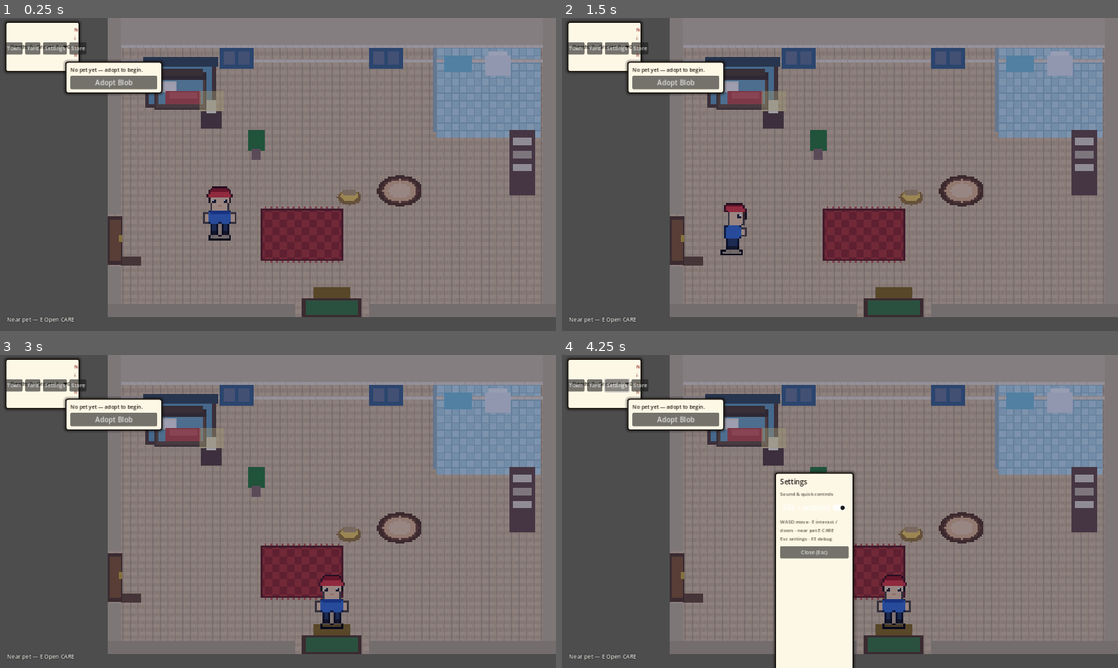
Above: before the commit, frames 1-4 (two rows, left to right).
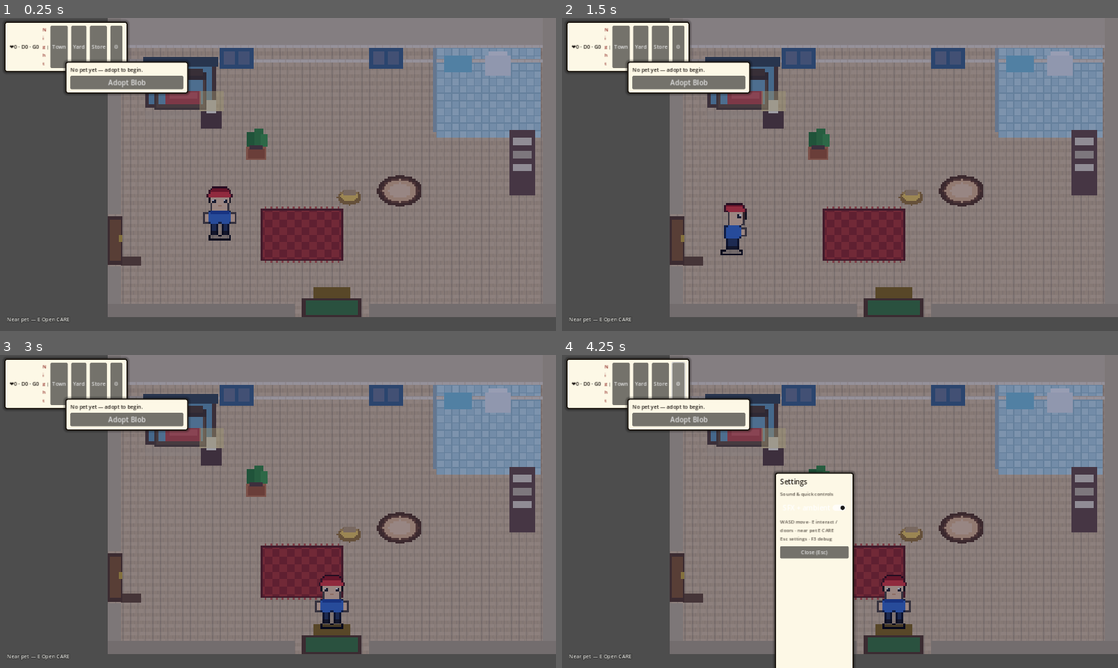
Above: after the commit, the same moments.

Repository: i-apologise/real-time-virtual-pet
Game: Godot game, scene res://scenes/habitat/habitat.tscn
Two runs of this game, one before a commit and one after it. Both use one fixed random seed, a clock stepped at 60 frames per second and the inputs below. This scene is started directly instead of the project's main scene.
Inputs (mouse positions are in pixels of both pictures, inside the frame that each line leads up to):
- Up to frame 1 (0.25 s): no input
- Up to frame 2 (1.5 s): click "Town" at 0.5 s; tap Enter at 1.25 s; move the mouse to (962, 158) at 1.27 s; hold D (move_right) from 1.28 s (still down); hold E (interact) from 1.28 s (still down); click (962, 158) at 1.42 s
- Up to frame 3 (3 s): tap Space at 1.52 s; release D (move_right) at 2 s; release E (interact) at 2 s; click "Yard" at 2 s; click "Enter house" at 2.75 s
- Up to frame 4 (4.25 s): click "Settings" (after the commit: "⚙") at 3.5 s

The runs differ from the first frame. In frame 1, 2.8% of the frame differs, in the area x 0-49%, y 0-98%; in frame 2, 2.8%; in frame 3, 2.8%; in frame 4, 2.6%.

Commit message:
fix: carry burial ritual, compact HUD, potted plant
- Dead pets require E-carry then south door (no teleport skip)
- Backyard dig only while carrying; body follows on the walk
- Single top bar (counters+nav) fixes left-side overlap
- Compact needs card + CARE menu so map stays visible
- Bedroom plant is a terracotta planter, not a bare tree blob

Diff:
--- a/scenes/graveyard/graveyard.gd
+++ b/scenes/graveyard/graveyard.gd
@@ -180,7 +180,7 @@
 	_dead_pet = AnimatedActorScr.new()
 	_dead_pet.is_pet = true
 	_dead_pet.is_player_controlled = false
-	_dead_pet.position = _plot_pos + Vector2(-48, 8)
+	_dead_pet.position = _human.position + Vector2(-14, -6)
 	_world.add_child(_dead_pet)
 
 	var layer := CanvasLayer.new()
@@ -262,8 +262,19 @@
 			_dead_pet.set_condition("dead")
 			_dead_pet.play_anim(&"dead")
 			_dead_pet.set_collision_enabled(false)
-	if needs_burial:
-		_label.text = "Backyard — bring %s to EMPTY PLOT · hold E dig · walk north to HOUSE DOOR" % p.name
+			# Emotional path: body follows only while carrying. Otherwise wait by the house door.
+			if PetController.carrying_deceased and _human:
+				_dead_pet.set_follow(_human, Vector2(-14, -6))
+				_toast.text = "Carrying %s — walk to EMPTY PLOT · hold E to dig" % p.name
+			else:
+				if _dead_pet.has_method("clear_follow"):
+					_dead_pet.clear_follow()
+				_dead_pet.position = Vector2(240, 120)
+				_toast.text = "They aren't with you — go inside and E Carry them first"
+	if needs_burial and PetController.carrying_deceased:
+		_label.text = "Backyard — bring %s to EMPTY PLOT · hold E dig · north HOUSE DOOR" % p.name
+	elif needs_burial:
+		_label.text = "Backyard — body still inside · go home and carry them (E)"
 	else:
 		_label.text = "Backyard — walk north to HOUSE DOOR (E) or press Enter house"
 		_dig_panel.visible = false
@@ -288,7 +299,9 @@
 		p != null and str(p.life_state) == "DEAD" and not p.buried and not _buried_this_visit
 	)
 
-	if needs_burial and _near_plot and not _near_house:
+	# Dig only when you brought them (carrying) — the walk is the ritual
+	var can_dig := needs_burial and PetController.carrying_deceased and _near_plot and not _near_house
+	if can_dig:
 		_dig_panel.visible = true
 		_label.text = "At the plot — hold E or Space to dig %s's grave" % p.name
 		var holding := Input.is_action_pressed("interact") or Input.is_key_pressed(KEY_SPACE)
@@ -315,7 +328,9 @@
 				if _human.has_method("play_idle"):
 					_human.play_idle()
 	else:
-		_dig_panel.visible = needs_burial and _near_plot and not _near_house
+		_dig_panel.visible = false
+		if needs_burial and _near_plot and not PetController.carrying_deceased:
+			_label.text = "Plot ready — but you must carry them from home first"
 		if not _near_plot:
 			_dig_accum = 0.0
 			_dig_bar.value = 0.0
--- a/scenes/habitat/habitat.gd
+++ b/scenes/habitat/habitat.gd
@@ -244,13 +244,18 @@
 	# Center rug
 	_add_prop_sprite(SpriteFactoryScr.prop_texture("rug"), Vector2(208, 232), 2.0, -92)
 
-	# Furniture pass: shelf, plant, nightstand, lamp
+	# Furniture pass: shelf, potted plant (planter + foliage — not a free-standing tree), nightstand, lamp
 	_add_decor_rect(Rect2(430, 120, 28, 70), Color("6D4C41"), -88)  # bookcase
 	_add_decor_rect(Rect2(434, 128, 20, 8), Color("E8DCC8"), -87)
 	_add_decor_rect(Rect2(434, 142, 20, 8), Color("C8B8A0"), -87)
 	_add_decor_rect(Rect2(434, 156, 20, 8), Color("E8DCC8"), -87)
-	_add_decor_rect(Rect2(150, 120, 18, 22), Color("2E7D32"), -86)  # plant pot leaves
-	_add_decor_rect(Rect2(154, 140, 10, 12), Color("8D6E63"), -85)
+	# Corner houseplant in a ceramic planter (was a bare green blob that read as a tree)
+	_add_decor_rect(Rect2(148, 138, 22, 14), Color("C47848"), -85)  # terracotta pot
+	_add_decor_rect(Rect2(150, 140, 18, 10), Color("A85A30"), -84)  # pot body
+	_add_decor_rect(Rect2(152, 136, 14, 5), Color("5D4037"), -83)  # soil rim
+	_add_decor_rect(Rect2(149, 122, 8, 16), Color("2E7D32"), -86)  # leaf clump L
+	_add_decor_rect(Rect2(157, 118, 10, 18), Color("388E3C"), -86)  # leaf clump M
+	_add_decor_rect(Rect2(164, 124, 7, 14), Color("43A047"), -86)  # leaf clump R
 	_add_decor_rect(Rect2(100, 100, 22, 18), Color("5D4037"), -88)  # nightstand
 	# Lamp (glow turns on at night)
 	_add_decor_rect(Rect2(106, 88, 10, 14), Color("FFF8E1"), -84)
@@ -493,6 +498,10 @@
 		_pet.visible = true
 		_director.resume_escort_visuals()
 		_show_toast("Still on leash — town door works; E near pet (off mats) to end walk")
+	# Resume carrying the deceased after backyard visit (if burial not done)
+	elif PetController.carrying_deceased and _pet and PetController.needs_burial():
+		_apply_carry_visuals()
+		_show_toast("Still carrying them — south door to the backyard")
 
 
 func _style_panel_light() -> StyleBoxFlat:
@@ -509,27 +518,43 @@
 	_hud_layer = layer
 	add_child(layer)
 
-	# --- P0 hierarchy: slim top status bar (identity + counters + day chip) ---
+	# --- Single compact top bar (counters + day + nav) — no free-floating overlap ---
 	_top_bar = PanelContainer.new()
 	_top_bar.name = "TopStatusBar"
 	UiThemeScr.apply_panel(_top_bar, true)
-	_top_bar.position = Vector2(12, 8)
+	_top_bar.position = Vector2(10, 8)
 	layer.add_child(_top_bar)
-	var top_v := VBoxContainer.new()
-	top_v.add_theme_constant_override("separation", 2)
-	_top_bar.add_child(top_v)
 	var top_row := HBoxContainer.new()
-	top_row.add_theme_constant_override("separation", 10)
-	top_v.add_child(top_row)
-	_counter = UiThemeScr.title_label("Deaths 0 · Graves 0 · ❤0", 12)
+	top_row.add_theme_constant_override("separation", 8)
+	_top_bar.add_child(top_row)
+	_counter = UiThemeScr.title_label("❤0 · D0 · G0", 12)
 	top_row.add_child(_counter)
 	_day_chip = UiThemeScr.body_label("Day", 11)
 	_day_chip.add_theme_color_override("font_color", UiThemeScr.TEXT_ACCENT)
 	top_row.add_child(_day_chip)
+	var sep := UiThemeScr.body_label("|", 11)
+	top_row.add_child(sep)
+	var b_town := UiThemeScr.themed_button("Town")
+	b_town.custom_minimum_size = Vector2(0, 24)
+	b_town.pressed.connect(_nav_town)
+	top_row.add_child(b_town)
+	var b_yard := UiThemeScr.themed_button("Yard")
+	b_yard.custom_minimum_size = Vector2(0, 24)
+	b_yard.pressed.connect(_nav_yard)
+	top_row.add_child(b_yard)
+	var b_store := UiThemeScr.themed_button("Store")
+	b_store.custom_minimum_size = Vector2(0, 24)
+	b_store.pressed.connect(_nav_store)
+	top_row.add_child(b_store)
+	var b_settings := UiThemeScr.themed_button("⚙")
+	b_settings.custom_minimum_size = Vector2(28, 24)
+	b_settings.pressed.connect(_toggle_settings)
+	top_row.add_child(b_settings)
 	_refresh_day_chip()
+	_build_settings_panel(layer)
 
 	# Context verb line (bottom) — short, not a control essay
-	_hint = UiThemeScr.world_hint_label("Near pet — E Open CARE", 13)
+	_hint = UiThemeScr.world_hint_label("Near pet — E Open CARE", 12)
 	_hint.position = Vector2(16, 680)
 	layer.add_child(_hint)
 
@@ -539,88 +564,77 @@
 	_toast.position = Vector2(400, 640)
 	layer.add_child(_toast)
 
-	# --- Top-right: needs card (shared chrome) ---
+	# --- Compact needs card (no per-bar ETA rows — those made a tall map-blocking sidebar) ---
 	_stats_panel = PanelContainer.new()
 	_stats_panel.visible = false
 	UiThemeScr.apply_panel(_stats_panel, true)
 	_stats_panel.position = Vector2(1000, 8)
 	layer.add_child(_stats_panel)
 	var stats_v := VBoxContainer.new()
-	stats_v.add_theme_constant_override("separation", 6)
+	stats_v.add_theme_constant_override("separation", 3)
 	_stats_panel.add_child(stats_v)
-	_stat_title = UiThemeScr.title_label("Pet", 14)
+	_stat_title = UiThemeScr.title_label("Pet", 12)
 	stats_v.add_child(_stat_title)
-	_stat_forecast = UiThemeScr.body_label("", 11)
-	_stat_forecast.custom_minimum_size = Vector2(220, 0)
+	_stat_suggest = UiThemeScr.accent_label("Suggested: —", 11)
+	_stat_suggest.custom_minimum_size = Vector2(168, 0)
+	stats_v.add_child(_stat_suggest)
+	_stat_forecast = UiThemeScr.body_label("", 10)
+	_stat_forecast.custom_minimum_size = Vector2(168, 0)
 	stats_v.add_child(_stat_forecast)
-	_stat_suggest = UiThemeScr.accent_label("Suggested: —", 12)
-	_stat_suggest.custom_minimum_size = Vector2(220, 0)
-	stats_v.add_child(_stat_suggest)
 	_stat_bars.clear()
 	_stat_value_labs.clear()
 	_stat_eta_labs.clear()
-	var eta_hints := {
-		"hunger": "hungry",
-		"energy": "sleepy",
-		"happiness": "lonely",
-		"hygiene": "dirty",
-	}
 	for stat in ["hunger", "energy", "happiness", "hygiene"]:
-		var block := VBoxContainer.new()
-		block.add_theme_constant_override("separation", 1)
-		stats_v.add_child(block)
 		var row := HBoxContainer.new()
-		block.add_child(row)
-		var lab := UiThemeScr.body_label(stat.substr(0, 3).to_upper(), 12)
-		lab.custom_minimum_size = Vector2(36, 0)
+		row.add_theme_constant_override("separation", 4)
+		stats_v.add_child(row)
+		var lab := UiThemeScr.body_label(stat.substr(0, 3).to_upper(), 11)
+		lab.custom_minimum_size = Vector2(30, 0)
 		lab.add_theme_color_override("font_color", UiThemeScr.TEXT_DARK)
 		row.add_child(lab)
 		var bar := ProgressBar.new()
-		bar.custom_minimum_size = Vector2(110, 16)
+		bar.custom_minimum_size = Vector2(88, 12)
 		bar.max_value = 100.0
 		bar.show_percentage = false
 		UiThemeScr.style_progress_bar(bar, UiThemeScr.BAR_FILL_OK)
 		row.add_child(bar)
 		_stat_bars[stat] = bar
-		var val := UiThemeScr.title_label("80", 13)
-		val.custom_minimum_size = Vector2(36, 0)
+		var val := UiThemeScr.title_label("80", 11)
+		val.custom_minimum_size = Vector2(28, 0)
 		val.horizontal_alignment = HORIZONTAL_ALIGNMENT_RIGHT
 		row.add_child(val)
 		_stat_value_labs[stat] = val
-		var eta := UiThemeScr.body_label("  %s in —" % eta_hints[stat], 10)
-		block.add_child(eta)
-		_stat_eta_labs[stat] = eta
 
 	call_deferred("_place_stats_panel")
 	call_deferred("_place_home_hud")
 
-	# --- CARE menu (bottom-left, product style) ---
+	# --- CARE menu (compact bottom strip — not a tall map-covering sidebar) ---
 	_care_panel = PanelContainer.new()
 	_care_panel.visible = false
 	UiThemeScr.apply_panel(_care_panel, true)
 	_care_panel.position = Vector2(16, 400)
 	layer.add_child(_care_panel)
 	var care_outer := VBoxContainer.new()
-	care_outer.add_theme_constant_override("separation", 4)
+	care_outer.add_theme_constant_override("separation", 2)
 	_care_panel.add_child(care_outer)
-	var care_title := UiThemeScr.title_label("CARE", 18)
+	var care_title := UiThemeScr.title_label("CARE", 14)
 	care_outer.add_child(care_title)
-	var help := UiThemeScr.body_label("Click row · ↑↓ · Z/Enter · X cancel", 11)
+	var help := UiThemeScr.body_label("Click · ↑↓ · Z · X", 10)
 	care_outer.add_child(help)
 	_care_list = VBoxContainer.new()
-	_care_list.add_theme_constant_override("separation", 3)
+	_care_list.add_theme_constant_override("separation", 1)
 	care_outer.add_child(_care_list)
 	_care_labels.clear()
 	_care_row_panels.clear()
 	var names := ["FEED", "WALK", "PLAY", "CLEAN", "SLEEP", "WAKE", "CANCEL"]
 	for i in names.size():
 		var row_p := PanelContainer.new()
-		row_p.custom_minimum_size = Vector2(168, 28)
+		row_p.custom_minimum_size = Vector2(132, 22)
 		row_p.mouse_filter = Control.MOUSE_FILTER_STOP
 		row_p.gui_input.connect(_on_care_row_gui_input.bind(i))
 		var lab2 := Label.new()
 		lab2.mouse_filter = Control.MOUSE_FILTER_IGNORE
-		lab2.add_theme_font_size_override("font_size", 16)
+		lab2.add_theme_font_size_override("font_size", 12)
 		lab2.add_theme_color_override("font_color", Color(0.08, 0.08, 0.10))
 		lab2.text = "  " + names[i]
 		lab2.vertical_alignment = VERTICAL_ALIGNMENT_CENTER
@@ -653,26 +667,6 @@
 	_emote.z_index = 210
 	_emote.horizontal_alignment = HORIZONTAL_ALIGNMENT_CENTER
 	_world.add_child(_emote)
-
-	# Compact nav (secondary — doors preferred)
-	var nav := HBoxContainer.new()
-	nav.name = "NavShortcuts"
-	nav.position = Vector2(12, 56)
-	nav.add_theme_constant_override("separation", 6)
-	layer.add_child(nav)
-	var b_town := UiThemeScr.themed_button("Town")
-	b_town.pressed.connect(func(): SceneRouter.go("town", "from_house"))
-	nav.add_child(b_town)
-	var b_yard := UiThemeScr.themed_button("Yard")
-	b_yard.pressed.connect(func(): SceneRouter.go("graveyard", "from_house"))
-	nav.add_child(b_yard)
-	var b_settings := UiThemeScr.themed_button("Settings")
-	b_settings.pressed.connect(_toggle_settings)
-	nav.add_child(b_settings)
-	_build_settings_panel(layer)
-	var b_store := UiThemeScr.themed_button("Store")
-	b_store.pressed.connect(func(): SceneRouter.go("pet_store", "from_town"))
-	nav.add_child(b_store)
 
 	_empty_panel = _panel("No pet yet — adopt to begin.")
 	var adopt := Button.new()
@@ -687,14 +681,18 @@
 	layer.add_child(_empty_panel)
 	_empty_panel.position = Vector2(150, 100)
 
-	_death_panel = _panel("Your pet has passed. Use the back door (south) into your backyard to dig a grave.")
-	var go_yard := Button.new()
-	go_yard.text = "Open backyard door"
-	go_yard.pressed.connect(func(): SceneRouter.go("graveyard", "from_house"))
-	_death_panel.get_child(0).add_child(go_yard)
+	# Soft death notice — carry ritual, not a teleport button
+	_death_panel = _panel(
+		"They've passed. E near them to carry — walk the south door to the backyard. Hold E at the plot."
+	)
+	var carry_ack := Button.new()
+	carry_ack.text = "I'll carry them"
+	carry_ack.pressed.connect(func(): _death_panel.visible = false)
+	_death_panel.get_child(0).add_child(carry_ack)
 	layer.add_child(_death_panel)
-	_death_panel.position = Vector2(150, 100)
-	# Dig no longer happens in the house
+	# Bottom-center so it doesn't cover the body / map
+	_death_panel.position = Vector2(180, 520)
+	call_deferred("_place_death_panel")
 	_dig_progress = null
 
 	_debug = Label.new()
@@ -843,6 +841,14 @@
 	if _toast:
 		_toast.position = Vector2(vp.x * 0.5 - 160.0, maxf(40.0, vp.y - 72.0))
 		_toast.custom_minimum_size = Vector2(320, 0)
+	_place_death_panel()
+
+
+func _place_death_panel() -> void:
+	if _death_panel == null:
+		return
+	var vp := get_viewport().get_visible_rect().size
+	_death_panel.position = Vector2(clampf(vp.x * 0.5 - 160.0, 12.0, vp.x - 320.0), maxf(80.0, vp.y - 160.0))
 
 
 func _place_care_timer() -> void:
@@ -853,11 +859,58 @@
 
 
 func _place_stats_panel() -> void:
-	# Top-right of viewport (wider for numbers + ETAs)
+	# Compact top-right — leave bathroom / map readable
 	if _stats_panel == null:
 		return
 	var vp := get_viewport().get_visible_rect().size
-	_stats_panel.position = Vector2(vp.x - 268, 8)
+	_stats_panel.position = Vector2(maxf(8.0, vp.x - 196.0), 8.0)
+
+
+func _nav_town() -> void:
+	if PetController.carrying_deceased:
+		_show_toast("They're at rest — take the south door to the backyard")
+		return
+	SceneRouter.go("town", "from_house")
+
+
+func _nav_store() -> void:
+	if PetController.carrying_deceased:
+		_show_toast("They're at rest — take the south door to the backyard")
+		return
+	SceneRouter.go("pet_store", "from_town")
+
+
+func _nav_yard() -> void:
+	## No teleport-skip of the carry moment when a body still needs burial.
+	if PetController.needs_burial() and not PetController.carrying_deceased:
+		_show_toast("Pick them up first (E near their body) — then the backyard")
+		return
+	SceneRouter.go("graveyard", "from_house")
+
+
+func _apply_carry_visuals() -> void:
+	if _pet == null or not PetController.carrying_deceased:
+		return
+	_pet.visible = true
+	if _pet.has_method("set_follow") and _human:
+		_pet.set_follow(_human, Vector2(-14, -6))  # held close — carried, not leashed
+	if _pet.has_method("set_collision_enabled"):
+		_pet.set_collision_enabled(false)
+	if _pet.has_method("set_condition"):
+		_pet.set_condition("dead")
+	if _pet.has_method("play_anim"):
+		_pet.play_anim(&"dead")
+
+
+func _try_start_carry() -> bool:
+	var r: Dictionary = PetController.start_carry_deceased()
+	if not r.get("ok", false):
+		return false
+	_apply_carry_visuals()
+	_show_toast("You lift them gently — south door to the backyard")
+	if _death_panel:
+		_death_panel.visible = false
+	return true
 
 
 func _panel(text: String) -> PanelContainer:
@@ -866,7 +919,7 @@
 	var v := VBoxContainer.new()
 	p.add_child(v)
 	var l := UiThemeScr.body_label(text, 12)
-	l.custom_minimum_size = Vector2(200, 0)
+	l.custom_minimum_size = Vector2(260, 0)
 	l.add_theme_color_override("font_color", UiThemeScr.TEXT_DARK)
 	v.add_child(l)
 	return p
@@ -926,15 +979,15 @@
 		if selected:
 			lab.text = "▶ " + base
 			lab.add_theme_color_override("font_color", Color(1.0, 1.0, 0.95))
-			lab.add_theme_font_size_override("font_size", 16)
+			lab.add_theme_font_size_override("font_size", 12)
 		elif not enabled:
 			lab.text = "  " + base
 			lab.add_theme_color_override("font_color", Color(0.55, 0.52, 0.48))
-			lab.add_theme_font_size_override("font_size", 14)
+			lab.add_theme_font_size_override("font_size", 11)
 		else:
 			lab.text = "  " + base
 			lab.add_theme_color_override("font_color", Color(0.08, 0.08, 0.10))
-			lab.add_theme_font_size_override("font_size", 15)
+			lab.add_theme_font_size_override("font_size", 12)
 		if i < _care_row_panels.size():
 			var row: PanelContainer = _care_row_panels[i]
 			row.add_theme_stylebox_override("panel", _style_row(selected, not enabled))
@@ -944,8 +997,8 @@
 	if _care_panel == null:
 		return
 	var vp := get_viewport().get_visible_rect().size
-	# Bottom-left, always on screen
-	_care_panel.position = Vector2(16.0, maxf(80.0, vp.y - 320.0))
+	# Compact bottom-left — keep map center free
+	_care_panel.position = Vector2(12.0, maxf(56.0, vp.y - 248.0))
 
 
 func _update_zzz() -> void:
@@ -1155,27 +1208,38 @@
 	# Door proximity — short verbs (P0). Doors beat end-walk: pet follow is always "near".
 	if _human and not _care_menu_open and not (_director and _director.is_busy()):
 		if _at_door(DOOR_TOWN):
-			if PetController.escort_active:
+			if PetController.carrying_deceased:
+				_hint.text = "Carrying them — use the south door (backyard)"
+			elif PetController.escort_active:
 				_hint.text = "E Enter town (pet comes with you)"
 			else:
 				_hint.text = "E Enter town"
 		elif _at_door(DOOR_YARD):
 			if PetController.escort_active:
 				_hint.text = "Finish walk first (E near pet) — backyard is for home only"
+			elif PetController.needs_burial() and not PetController.carrying_deceased:
+				_hint.text = "Carry them first (E near body), then enter backyard"
+			elif PetController.carrying_deceased:
+				_hint.text = "E Enter backyard — lay them to rest at the plot"
 			else:
 				_hint.text = "E Enter backyard"
 	if Input.is_action_just_pressed("interact"):
 		if _care_menu_open:
 			_confirm_care_selection()
 			return
-		# Navigation first while leashed — ending walk used to steal E at the door
-		# because the following pet is always within NEAR_PET_DIST.
+		# Navigation first while leashed/carrying — follow keeps pet in interact range.
 		if _at_door(DOOR_TOWN):
+			if PetController.carrying_deceased:
+				_show_toast("They're at rest — take the south door to the backyard")
+				return
 			SceneRouter.go("town", "from_house")
 			return
 		if _at_door(DOOR_YARD):
 			if PetController.escort_active:
 				_show_toast("On a walk — use the town door (left), or E near pet (away from doors) to end")
+				return
+			if PetController.needs_burial() and not PetController.carrying_deceased:
+				_show_toast("Pick them up first (E near their body) — then go outside")
 				return
 			SceneRouter.go("graveyard", "from_house")
 			return
@@ -1186,7 +1250,10 @@
 		if _near_pet and PetController.active_pet != null and str(PetController.active_pet.life_state) != "DEAD":
 			_open_care_menu()
 		elif _near_pet and PetController.active_pet != null and str(PetController.active_pet.life_state) == "DEAD":
-			_show_toast("Take them out the back door to the backyard")
+			if PetController.carrying_deceased:
+				_show_toast("South door — carry them to the empty plot")
+			else:
+				_try_start_carry()
 
 
 func _close_care_menu() -> void:
@@ -1283,6 +1350,9 @@
 	# Don't overwrite door hints while standing on a door
 	if _at_door(DOOR_TOWN) or _at_door(DOOR_YARD):
 		return
+	if PetController.carrying_deceased and life == "DEAD":
+		_hint.text = "Carrying %s — south door → backyard plot" % str(PetController.active_pet.name)
+		return
 	if PetController.escort_active and life != "DEAD" and life != "":
 		var left := maxf(0.0, PetController.ESCORT_MIN_SEC - PetController.escort_elapsed_sec)
 		if left > 0.0:
@@ -1298,7 +1368,10 @@
 	elif PetController.active_pet == null:
 		_hint.text = "No pet — Store to adopt · E Town / Yard doors"
 	elif life == "DEAD":
-		_hint.text = "Pet passed — E Enter backyard · hold E at plot"
+		if _near_pet:
+			_hint.text = "E Carry %s — then south door to backyard" % str(PetController.active_pet.name)
+		else:
+			_hint.text = "Walk to them — E Carry · south door to bury"
 	else:
 		_hint.text = "Walk near pet — E Open CARE"
 
@@ -1619,10 +1692,11 @@
 
 
 func _on_profile(snap: Dictionary) -> void:
-	_counter.text = "Deaths %d · Graves %d · ❤%d" % [
+	# Compact — fits one top-bar row with nav buttons (no multi-line overlap)
+	_counter.text = "❤%d · D%d · G%d" % [
+		int(snap.get("care_points", PetController.profile.care_points if PetController.profile else 0)),
 		int(snap.get("total_pets_died", 0)),
 		int(snap.get("total_graves_dug", 0)),
-		int(snap.get("care_points", PetController.profile.care_points if PetController.profile else 0)),
 	]
 
 
@@ -1630,12 +1704,26 @@
 	var has := PetController.active_pet != null
 	var life := str(PetController.active_pet.life_state) if has else ""
 	_empty_panel.visible = not has
-	_death_panel.visible = has and life == "DEAD" and not PetController.active_pet.buried
+	# Death notice only when not already carrying (avoid modal spam during the ritual)
+	var show_death := (
+		has
+		and life == "DEAD"
+		and not PetController.active_pet.buried
+		and not PetController.carrying_deceased
+	)
+	if _death_panel and not show_death:
+		_death_panel.visible = false
+	elif _death_panel and show_death and not _death_panel.visible:
+		# Show once when death first detected this session refresh
+		_death_panel.visible = true
 	_pet.visible = has
 	_on_profile(PetController.profile.to_view_dict(has))
 	_apply_day_night(str(TimeService.local_day_phase()))
 	_update_debug()
-	_apply_pet_condition_visual()
+	if PetController.carrying_deceased and life == "DEAD":
+		_apply_carry_visuals()
+	else:
+		_apply_pet_condition_visual()
 
 
 func _apply_day_night(phase: String) -> void:
--- a/src/autoload/pet_controller.gd
+++ b/src/autoload/pet_controller.gd
@@ -14,12 +14,16 @@
 var escort_elapsed_sec: float = 0.0
 var escort_visited_park: bool = false
 const ESCORT_MIN_SEC := 10.0
+## Emotional burial path: carry the body home → backyard (not a teleport).
+var carrying_deceased: bool = false
 ## Set on each focus/boot catch-up for session summary UI.
 var last_session_summary: Dictionary = {}
 var _session_banner_pending: bool = false
 
 
 func start_escort() -> void:
+	if carrying_deceased:
+		return
 	escort_active = true
 	escort_elapsed_sec = 0.0
 	escort_visited_park = false
@@ -50,6 +54,40 @@
 		result["applied"] = bool(result.get("ok", false))
 		result["outdoor_park"] = park_bonus
 	return result
+
+
+func can_carry_deceased() -> bool:
+	return (
+		active_pet != null
+		and str(active_pet.life_state) == "DEAD"
+		and not active_pet.buried
+		and not carrying_deceased
+		and not escort_active
+	)
+
+
+func start_carry_deceased() -> Dictionary:
+	## Begin carrying the body — player walks them to the backyard plot.
+	if not can_carry_deceased():
+		if carrying_deceased:
+			return {"ok": true, "reason": &"ALREADY_CARRYING"}
+		return {"ok": false, "reason": &"CANNOT_CARRY"}
+	if escort_active:
+		end_escort(false)
+	carrying_deceased = true
+	return {"ok": true}
+
+
+func stop_carry_deceased() -> void:
+	carrying_deceased = false
+
+
+func needs_burial() -> bool:
+	return (
+		active_pet != null
+		and str(active_pet.life_state) == "DEAD"
+		and not active_pet.buried
+	)
 
 
 func _ready() -> void:
@@ -254,6 +292,7 @@
 		return result
 	var grave: GraveRecord = result["grave"]
 	active_pet = null
+	carrying_deceased = false
 	EventBus.burial_completed.emit(grave.to_dict())
 	EventBus.needs_adoption.emit()
 	_save_atomic()
--- a/src/sim/care_advisor.gd
+++ b/src/sim/care_advisor.gd
@@ -67,7 +67,11 @@
 	if pet.life_state == LifeState.DEAD:
 		if pet.buried:
 			return {"action": "", "label": "Laid to rest — adopt again at the Store", "detail": ""}
-		return {"action": "", "label": "Take them to the backyard · hold E to dig", "detail": "DEAD"}
+		return {
+			"action": "",
+			"label": "Carry them (E) · south door · hold E at plot",
+			"detail": "DEAD",
+		}
 	if pet.is_sleeping():
 		if action_blocked_reason("wake", pet, now) == &"":
 			return {"action": "wake", "label": "Suggested: WAKE", "detail": "They're sleeping (Zzz)"}
Binary file added: docs/pr-screenshots/pr32-ux-carry-hud-plant.png
